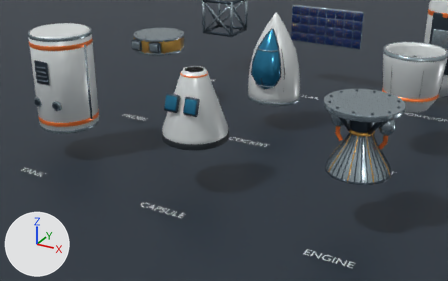
Renders of the Blender file assets-source/orbital-parts.blend from each side of a commit.
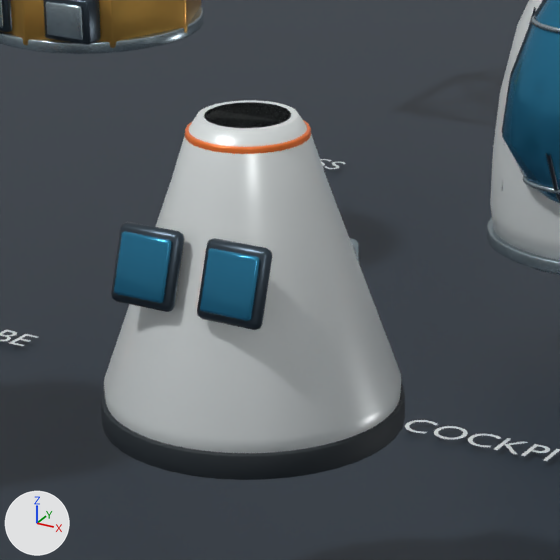
Old and new are each drawn from a 50 mm camera at (2.48, -12.45, 5.57) aimed at (-2.51, -3.38, 1.04) and again close up on the part from 31% to 59% of the width and 16% to 60% of the height. The axes (+X, +Y, +Z) are drawn at lower left. The lights are the same throughout. The older version's two pictures come first.

In view in the first close-up: 'Aircraft nose', 'Octagonal avionics', 'Plane', 'Reentry shell' and 3 more.
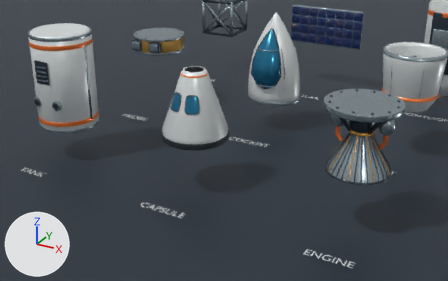
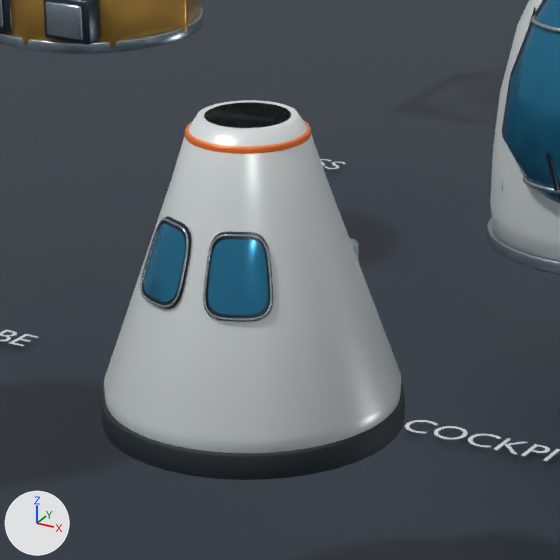
Where the change shows, as pixel boxes (x1, y1, x2, y2) in the close-ups (560 x 560 px):
part 1 of me_reentry_shell, rebuilt (32% narrower)
    before: (111, 222, 184, 312)
    after: (140, 219, 189, 308)
part 2 of me_reentry_shell, rebuilt (7% narrower)
    before: (197, 238, 272, 330)
    after: (203, 234, 273, 321)
part 3 of me_reentry_shell, added
    after: (142, 216, 191, 309)
part 4 of me_reentry_shell, added (blue)
    after: (144, 224, 185, 302)
part 5 of me_reentry_shell, added
    after: (203, 232, 273, 322)
part 6 of me_reentry_shell, added (blue)
    after: (208, 239, 268, 315)
part 7 of me_reentry_shell, deleted (blue)
    before: (114, 231, 260, 321)

Edits to the bpy script that builds the scene:
```text
Change me_reentry_shell:
    used by ob_reentry_shell; location = (-3.1, -3.4, 1.65)
    remove me_reentry_shell.from_pydata(...)  # 2384 vertices, 2148 faces; spans x -0.625..0.625, y -0.625..0.625, z -0.65..0.65
    add me_reentry_shell.from_pydata(...)  # 6276 vertices, 6028 faces; spans x -0.625..0.625, y -0.625..0.625, z -0.65..0.65
    me_reentry_shell part 1: the loose piece of 56 vertices spanning x -0.345..-0.055, y -0.513..-0.377, z -0.029..0.273 is rebuilt with 520 vertices and now spans x -0.303..-0.046, y -0.462..-0.282, z -0.036..0.28, in mat_machined_titanium (grey #9eadb5)
    me_reentry_shell part 2: the loose piece of 56 vertices spanning x 0.055..0.345, y -0.513..-0.377, z -0.029..0.273 is rebuilt with 520 vertices and now spans x 0.046..0.303, y -0.462..-0.282, z -0.036..0.28, in mat_machined_titanium (grey #9eadb5)
    me_reentry_shell part 3: a new loose piece of 769 vertices spanning x -0.3..-0.041, y -0.452..-0.273, z -0.042..0.286, in mat_graphite_alloy (dark blue #3c4852)
    me_reentry_shell part 4: a new loose piece of 769 vertices spanning x -0.285..-0.062, y -0.447..-0.294, z -0.016..0.26, in mat_optical_blue (blue #2c7ea4)
    me_reentry_shell part 5: a new loose piece of 769 vertices spanning x 0.041..0.3, y -0.452..-0.273, z -0.042..0.286, in mat_graphite_alloy (dark blue #3c4852)
    me_reentry_shell part 6: a new loose piece of 769 vertices spanning x 0.062..0.285, y -0.447..-0.294, z -0.016..0.26, in mat_optical_blue (blue #2c7ea4)
    me_reentry_shell part 7
    112 vertices are removed from x -0.315..0.315, y -0.527..-0.433, z 0.014..0.25
    108 faces are deleted
```
